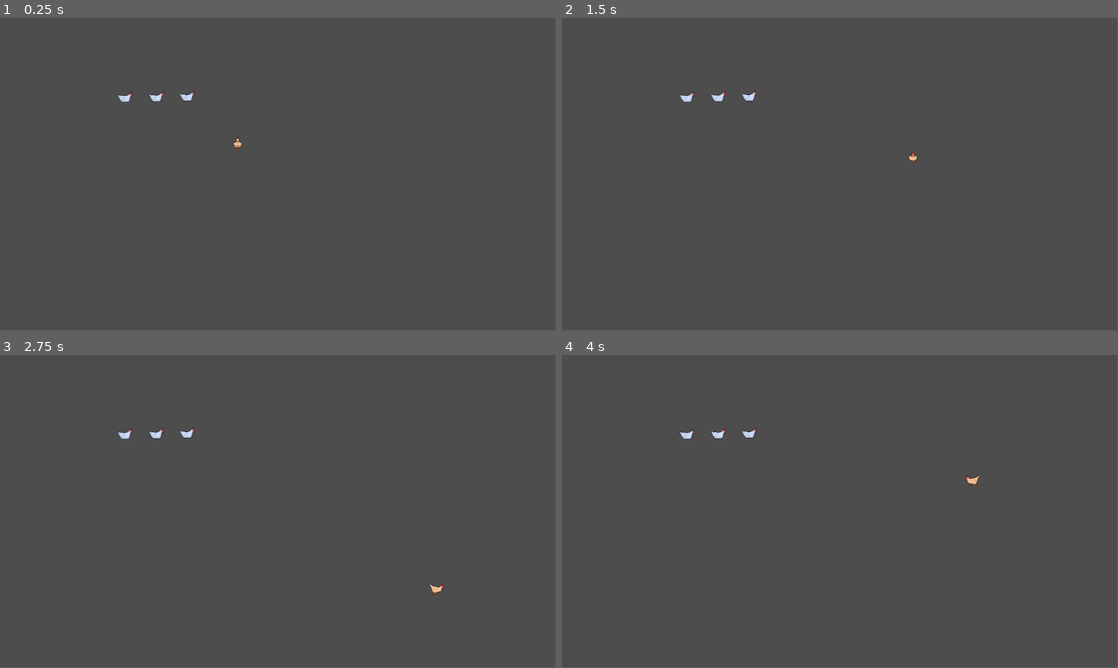
Above: before the commit, frames 1-4 (two rows, left to right).
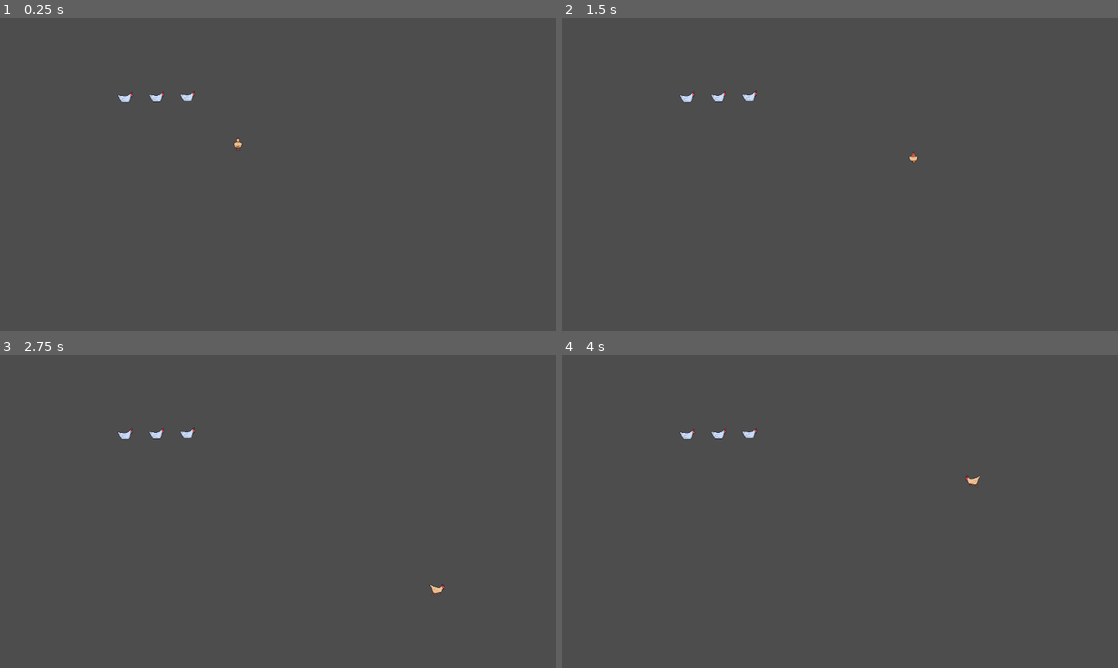
Above: after the commit, the same moments.

Repository: Vypf/space-chicken
Game: Godot game, scene res://common/dummy_scene.tscn
The game is run twice, just before and just after one commit, with the same random seed, the same clock (stepped at 60 frames per second) and the same inputs.
Inputs:
- Up to frame 1 (0.25 s): no input
- Up to frame 2 (1.5 s): hold D (move_right) 0.53-1.28 s; tap Enter at 1.25 s; hold S (move_down) from 1.28 s (still down)
- Up to frame 3 (2.75 s): release S (move_down) at 2.03 s; hold D (move_right) from 2.03 s (still down)
- Up to frame 4 (4 s): release D (move_right) at 2.78 s; hold W (move_up) 2.78-3.53 s; hold A (move_left) from 3.53 s (still down)
In our replay, the window is 799x449 before the commit and 800x450 after it. These sizes can differ from the game's own. Grey fills any space a smaller window leaves; there, only what the larger window draws over its background counts as a difference.

The runs differ from the first frame. In frame 1, less than 0.1% of the frame differs, in the area x 21-44%, y 23-43%; in frame 2, less than 0.1%; in frame 3, less than 0.1%, in the area x 21-80%, y 23-78%; in frame 4, less than 0.1%.

Commit message:
Cleanup transition work to Animation Tree

Diff:
--- a/player/player.gd
+++ b/player/player.gd
@@ -20,13 +20,10 @@
 
 	move_and_slide()
 
-	var idle := (velocity.length() == 0.0)
+	var idle = !velocity
 
 	if !idle:
 		last_facing_direction = velocity.normalized()
 
-	animation_tree.set("parameters/conditions/idle", idle)
-	animation_tree.set("parameters/conditions/run", !idle)
-
 	animation_tree.set("parameters/Idle/blend_position", last_facing_direction)
 	animation_tree.set("parameters/Run/blend_position", last_facing_direction)
--- a/player/player.tscn
+++ b/player/player.tscn
@@ -57,11 +57,11 @@
 
 [sub_resource type="AnimationNodeStateMachineTransition" id="AnimationNodeStateMachineTransition_qjkh3"]
 advance_mode = 2
-advance_condition = &"run"
+advance_expression = "velocity"
 
 [sub_resource type="AnimationNodeStateMachineTransition" id="AnimationNodeStateMachineTransition_rkbax"]
 advance_mode = 2
-advance_condition = &"idle"
+advance_expression = "!velocity"
 
 [sub_resource type="AnimationNodeStateMachine" id="AnimationNodeStateMachine_g6k8r"]
 states/Idle/node = SubResource("AnimationNodeBlendSpace2D_rkbax")
@@ -71,6 +71,67 @@
 transitions = ["Start", "Idle", SubResource("AnimationNodeStateMachineTransition_yw30f"), "Idle", "Run", SubResource("AnimationNodeStateMachineTransition_qjkh3"), "Run", "Idle", SubResource("AnimationNodeStateMachineTransition_rkbax")]
 graph_offset = Vector2(-45, -10)
 
+[sub_resource type="Animation" id="Animation_g1dw6"]
+length = 0.001
+tracks/0/type = "value"
+tracks/0/imported = false
+tracks/0/enabled = true
+tracks/0/path = NodePath("Sprite2D:frame")
+tracks/0/interp = 1
+tracks/0/loop_wrap = true
+tracks/0/keys = {
+"times": PackedFloat32Array(0),
+"transitions": PackedFloat32Array(1),
+"update": 1,
+"values": [0]
+}
+tracks/1/type = "value"
+tracks/1/imported = false
+tracks/1/enabled = true
+tracks/1/path = NodePath("Sprite2D:flip_h")
+tracks/1/interp = 1
+tracks/1/loop_wrap = true
+tracks/1/keys = {
+"times": PackedFloat32Array(0),
+"transitions": PackedFloat32Array(1),
+"update": 1,
+"values": [false]
+}
+
+[sub_resource type="Animation" id="Animation_g6k8r"]
+resource_name = "idle_back"
+loop_mode = 1
+step = 0.5
+tracks/0/type = "value"
+tracks/0/imported = false
+tracks/0/enabled = true
+tracks/0/path = NodePath("Sprite2D:frame")
+tracks/0/interp = 1
+tracks/0/loop_wrap = true
+tracks/0/keys = {
+"times": PackedFloat32Array(0, 0.5),
+"transitions": PackedFloat32Array(1, 1),
+"update": 1,
+"values": [4, 5]
+}
+
+[sub_resource type="Animation" id="Animation_qjkh3"]
+resource_name = "idle_front"
+loop_mode = 1
+step = 0.5
+tracks/0/type = "value"
+tracks/0/imported = false
+tracks/0/enabled = true
+tracks/0/path = NodePath("Sprite2D:frame")
+tracks/0/interp = 1
+tracks/0/loop_wrap = true
+tracks/0/keys = {
+"times": PackedFloat32Array(0, 0.5),
+"transitions": PackedFloat32Array(1, 1),
+"update": 1,
+"values": [2, 3]
+}
+
 [sub_resource type="Animation" id="Animation_rkbax"]
 resource_name = "idle_left"
 loop_mode = 1
@@ -100,33 +161,6 @@
 "values": [true]
 }
 
-[sub_resource type="Animation" id="Animation_g1dw6"]
-length = 0.001
-tracks/0/type = "value"
-tracks/0/imported = false
-tracks/0/enabled = true
-tracks/0/path = NodePath("Sprite2D:frame")
-tracks/0/interp = 1
-tracks/0/loop_wrap = true
-tracks/0/keys = {
-"times": PackedFloat32Array(0),
-"transitions": PackedFloat32Array(1),
-"update": 1,
-"values": [0]
-}
-tracks/1/type = "value"
-tracks/1/imported = false
-tracks/1/enabled = true
-tracks/1/path = NodePath("Sprite2D:flip_h")
-tracks/1/interp = 1
-tracks/1/loop_wrap = true
-tracks/1/keys = {
-"times": PackedFloat32Array(0),
-"transitions": PackedFloat32Array(1),
-"update": 1,
-"values": [false]
-}
-
 [sub_resource type="Animation" id="Animation_yw30f"]
 resource_name = "idle_right"
 loop_mode = 1
@@ -156,38 +190,40 @@
 "values": [false]
 }
 
-[sub_resource type="Animation" id="Animation_qjkh3"]
-resource_name = "idle_front"
-loop_mode = 1
-step = 0.5
-tracks/0/type = "value"
-tracks/0/imported = false
-tracks/0/enabled = true
-tracks/0/path = NodePath("Sprite2D:frame")
-tracks/0/interp = 1
-tracks/0/loop_wrap = true
-tracks/0/keys = {
-"times": PackedFloat32Array(0, 0.5),
-"transitions": PackedFloat32Array(1, 1),
-"update": 1,
-"values": [2, 3]
-}
-
-[sub_resource type="Animation" id="Animation_g6k8r"]
-resource_name = "idle_back"
-loop_mode = 1
-step = 0.5
-tracks/0/type = "value"
-tracks/0/imported = false
-tracks/0/enabled = true
-tracks/0/path = NodePath("Sprite2D:frame")
-tracks/0/interp = 1
-tracks/0/loop_wrap = true
-tracks/0/keys = {
-"times": PackedFloat32Array(0, 0.5),
-"transitions": PackedFloat32Array(1, 1),
-"update": 1,
-"values": [4, 5]
+[sub_resource type="Animation" id="Animation_8t03j"]
+resource_name = "run_back"
+length = 0.8333417
+loop_mode = 1
+step = 0.083333336
+tracks/0/type = "value"
+tracks/0/imported = false
+tracks/0/enabled = true
+tracks/0/path = NodePath("Sprite2D:frame")
+tracks/0/interp = 1
+tracks/0/loop_wrap = true
+tracks/0/keys = {
+"times": PackedFloat32Array(0, 0.083333336, 0.16666667, 0.25, 0.33333334, 0.41666666, 0.5, 0.5833333, 0.6666667, 0.75),
+"transitions": PackedFloat32Array(1, 1, 1, 1, 1, 1, 1, 1, 1, 1),
+"update": 1,
+"values": [21, 22, 23, 24, 25, 26, 27, 28, 29, 30]
+}
+
+[sub_resource type="Animation" id="Animation_hg6s5"]
+resource_name = "run_front"
+length = 0.8333417
+loop_mode = 1
+step = 0.083333336
+tracks/0/type = "value"
+tracks/0/imported = false
+tracks/0/enabled = true
+tracks/0/path = NodePath("Sprite2D:frame")
+tracks/0/interp = 1
+tracks/0/loop_wrap = true
+tracks/0/keys = {
+"times": PackedFloat32Array(0, 0.083333336, 0.16666667, 0.25, 0.33333334, 0.41666666, 0.5, 0.5833333, 0.6666667, 0.75),
+"transitions": PackedFloat32Array(1, 1, 1, 1, 1, 1, 1, 1, 1, 1),
+"update": 1,
+"values": [11, 12, 13, 14, 15, 16, 17, 18, 19, 20]
 }
 
 [sub_resource type="Animation" id="Animation_boad6"]
@@ -248,42 +284,6 @@
 "transitions": PackedFloat32Array(1),
 "update": 1,
 "values": [false]
-}
-
-[sub_resource type="Animation" id="Animation_hg6s5"]
-resource_name = "run_front"
-length = 0.8333417
-loop_mode = 1
-step = 0.083333336
-tracks/0/type = "value"
-tracks/0/imported = false
-tracks/0/enabled = true
-tracks/0/path = NodePath("Sprite2D:frame")
-tracks/0/interp = 1
-tracks/0/loop_wrap = true
-tracks/0/keys = {
-"times": PackedFloat32Array(0, 0.083333336, 0.16666667, 0.25, 0.33333334, 0.41666666, 0.5, 0.5833333, 0.6666667, 0.75),
-"transitions": PackedFloat32Array(1, 1, 1, 1, 1, 1, 1, 1, 1, 1),
-"update": 1,
-"values": [11, 12, 13, 14, 15, 16, 17, 18, 19, 20]
-}
-
-[sub_resource type="Animation" id="Animation_8t03j"]
-resource_name = "run_back"
-length = 0.8333417
-loop_mode = 1
-step = 0.083333336
-tracks/0/type = "value"
-tracks/0/imported = false
-tracks/0/enabled = true
-tracks/0/path = NodePath("Sprite2D:frame")
-tracks/0/interp = 1
-tracks/0/loop_wrap = true
-tracks/0/keys = {
-"times": PackedFloat32Array(0, 0.083333336, 0.16666667, 0.25, 0.33333334, 0.41666666, 0.5, 0.5833333, 0.6666667, 0.75),
-"transitions": PackedFloat32Array(1, 1, 1, 1, 1, 1, 1, 1, 1, 1),
-"update": 1,
-"values": [21, 22, 23, 24, 25, 26, 27, 28, 29, 30]
 }
 
 [sub_resource type="AnimationLibrary" id="AnimationLibrary_g1dw6"]
@@ -317,9 +317,8 @@
 unique_name_in_owner = true
 root_node = NodePath("%AnimationTree/..")
 tree_root = SubResource("AnimationNodeStateMachine_g6k8r")
+advance_expression_base_node = NodePath("..")
 anim_player = NodePath("../AnimationPlayer")
-parameters/conditions/idle = false
-parameters/conditions/run = false
 parameters/Idle/blend_position = Vector2(0, 0)
 parameters/Run/blend_position = Vector2(-0.015948951, -0.27354264)
 
--- a/project.godot
+++ b/project.godot
@@ -14,6 +14,11 @@
 run/main_scene="uid://cmebmotxueji1"
 config/features=PackedStringArray("4.5", "GL Compatibility")
 config/icon="res://icon.svg"
+
+[display]
+
+window/stretch/mode="canvas_items"
+window/stretch/scale_mode="integer"
 
 [input]
 
